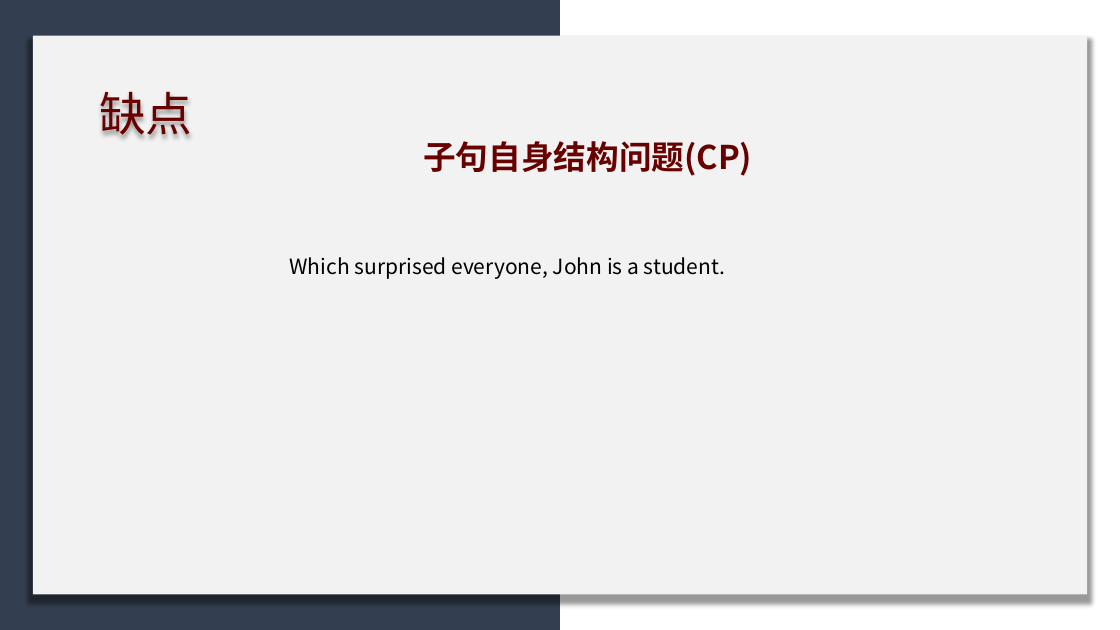
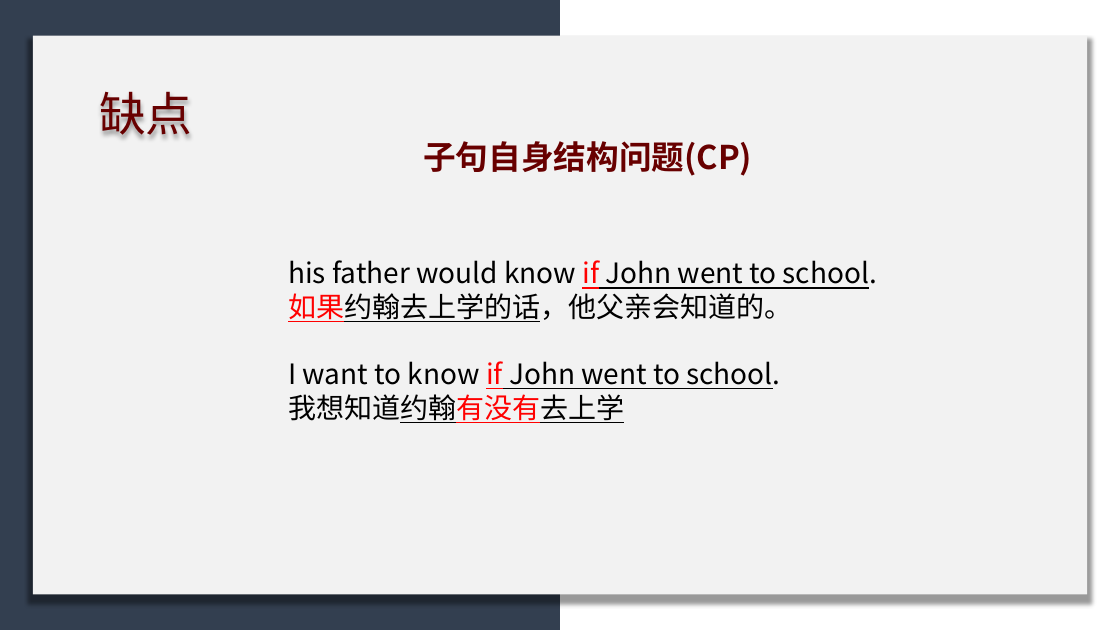
Before and after one commit to licheng0573/RosettaStone, a slide deck: slide 22 of 二组展示_10_24.pptx. Drawn at 1120x630 pixels with LibreOffice and Linux fonts; fonts in the diff are those of the drawing. Boxes give left, top, right and bottom in pixels: in the first picture for what was removed or moved away, otherwise in the second. Text is boxed around its words. In the diff, an @@ line names an element or a change of style, - is before the commit and + after.

```diff
--- a/二组展示_10_24.pptx
+++ b/二组展示_10_24.pptx
@@ text at [288, 260, 877, 423]: text changed; size 18 to 24 pt @@
-Which surprised everyone, John is a student.
+his father would know if John went to school.
+如果约翰去上学的话，他父亲会知道的。
+I want to know if John went to school.
+我想知道约翰有没有去上学
```
Also in this commit, not shown: 6 other slides changed, 2 slides added, 3 slides removed.
